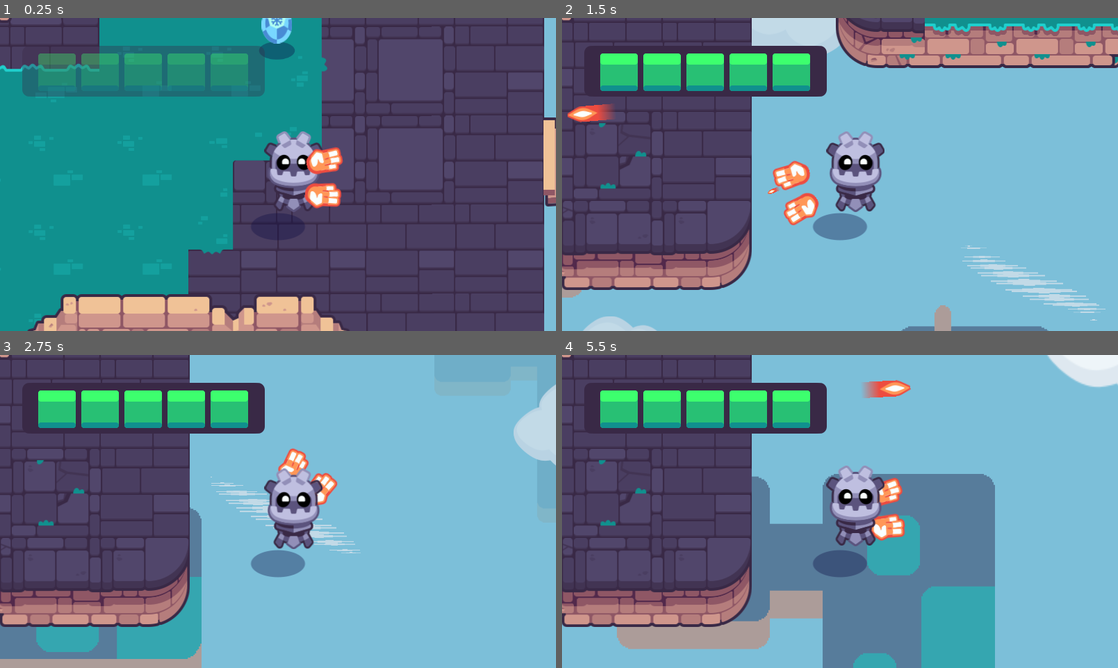
Above: before the commit, frames 1-4 (two rows, left to right).
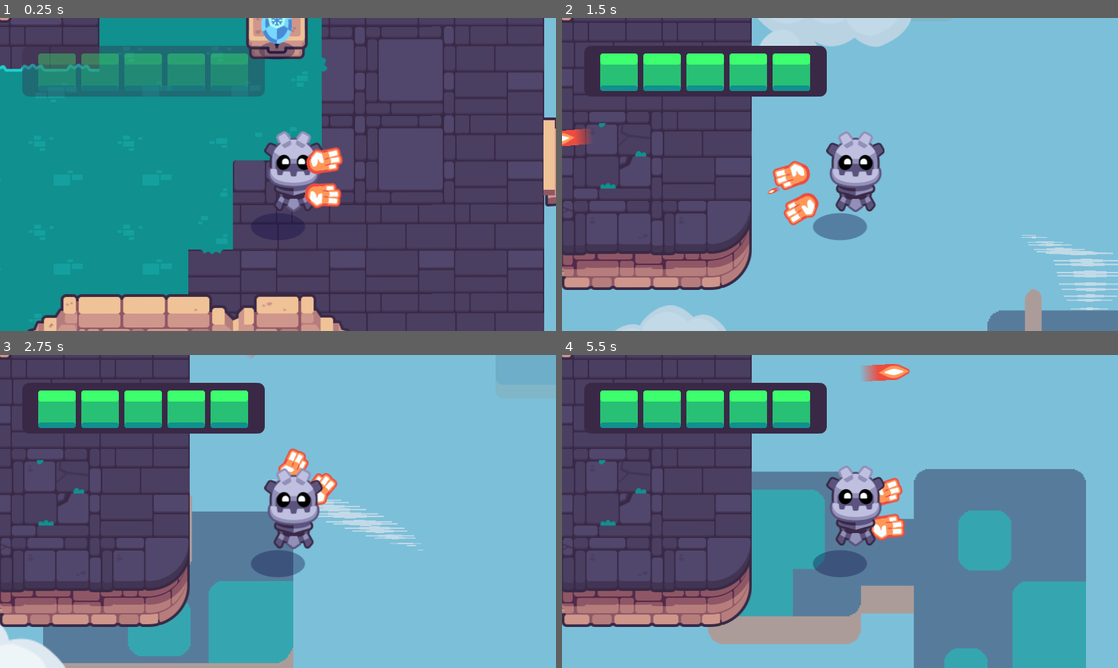
Above: after the commit, the same moments.

Repository: ellaclz/2d-GameDev_Course
Game: Godot game, scene res://completed_project.tscn
The game is run twice, just before and just after one commit, with the same random seed, the same clock (stepped at 60 frames per second) and the same inputs. Sound files missing from this copy of the repository are replaced by a short silence.
Inputs (mouse positions are in pixels of both pictures, inside the frame that each line leads up to):
- Up to frame 1 (0.25 s): no input
- Up to frame 2 (1.5 s): tap Enter at 0.5 s; move the mouse to (962, 158) at 0.52 s; hold D (move_right) 0.53-1.25 s; hold Mouse wheel down (cycle_weapon_down) 0.53-1.25 s; click (962, 158) at 0.67 s; drag from (728, 190) to (812, 237) at 1.27 s
- Up to frame 3 (2.75 s): move the mouse to (333, 442) at 2.02 s; press the mouse at (333, 442) at 2.03 s; hold D (move_right) from 2.03 s (still down)
- Up to frame 4 (5.5 s): release D (move_right) at 2.75 s; release the mouse at (895, 442) at 2.75 s; drag from (812, 574) to (673, 464) at 2.77 s; move the mouse to (1006, 558) at 3.52 s; hold A (move_left) 3.53-4.25 s; hold Mouse wheel up (cycle_weapon_up) 3.53-4.25 s; drag from (673, 464) to (840, 539) at 4.27 s; move the mouse to (867, 511) at 5.02 s; hold S (move_down) from 5.03 s (still down); hold Mouse wheel down (cycle_weapon_down) from 5.03 s (still down); click (867, 511) at 5.17 s

The runs differ from the first frame. In frame 1, 1.0% of the frame differs, in the area x 44-56%, y 0-14%; in frame 2, 14%; in frame 3, 14%; in frame 4, 30%, in the area x 9-100%, y 0-100%.

Commit message:
Add a chest that spawns pickups

Diff:
--- a/02.getting-to-know-godot/levels/rooms/chests/chest.gd
+++ b/02.getting-to-know-godot/levels/rooms/chests/chest.gd
@@ -11,7 +11,7 @@
 
 func loot() -> void:
 	_animation_player.play("open")
-
+	create_pickup()
 
 func create_pickup() -> void:
 	var loot_instance = LOOT_SCENES[randi() % LOOT_SCENES.size()].instantiate()
--- a/02.getting-to-know-godot/levels/rooms/room_a.tscn
+++ b/02.getting-to-know-godot/levels/rooms/room_a.tscn
@@ -1,6 +1,7 @@
-[gd_scene load_steps=2 format=3 uid="uid://cu2rb5dl4ljte"]
+[gd_scene load_steps=3 format=3 uid="uid://cu2rb5dl4ljte"]
 
 [ext_resource type="PackedScene" uid="uid://bupkynq73ufaa" path="res://levels/base_room.tscn" id="1_plgur"]
+[ext_resource type="PackedScene" uid="uid://cl1xkaij81jjs" path="res://levels/rooms/chests/chest.tscn" id="2_yuihn"]
 
 [node name="RoomA" instance=ExtResource("1_plgur")]
 rotation = -0.00114604
@@ -12,3 +13,6 @@
 
 [node name="InvisibleWalls" parent="." index="1"]
 layer_0/tile_data = PackedInt32Array(-65532, 0, 0, -65529, 0, 0, -65528, 0, 0, -65527, 0, 0, 11, 0, 0, 65547, 0, 0, 131 …(723 unchanged characters)…
+
+[node name="Chest" parent="." index="2" instance=ExtResource("2_yuihn")]
+position = Vector2(1023.56, 385.173)
--- a/02.getting-to-know-godot/player/player.tscn
+++ b/02.getting-to-know-godot/player/player.tscn
@@ -81,4 +81,5 @@
 [node name="RoomC" parent="." instance=ExtResource("10_g1gfi")]
 position = Vector2(256, -1920)
 
+[connection signal="health_changed" from="." to="." method="_on_health_changed"]
 [connection signal="area_entered" from="ExitDetector2D" to="." method="_on_ExitDetector2D_area_entered"]
--- a/02.getting-to-know-godot/start.tscn
+++ b/02.getting-to-know-godot/start.tscn
@@ -48,3 +48,5 @@
 offset_top = 60.0
 offset_right = 378.0
 offset_bottom = 132.725
+
+[connection signal="health_changed" from="Player" to="CanvasLayer/UIHealthBar" method="_on_player_health_changed"]
Not shown: 1 places in 02.getting-to-know-godot/start.tscn that only renumber resources
Not shown, changed: 02.getting-to-know-godot/godot_tours.log
Not shown, changed: 02.getting-to-know-godot/godot_tours.log-hLyeRg
Not shown, added: 02.getting-to-know-godot/godot_tours.log-jWCMZj
